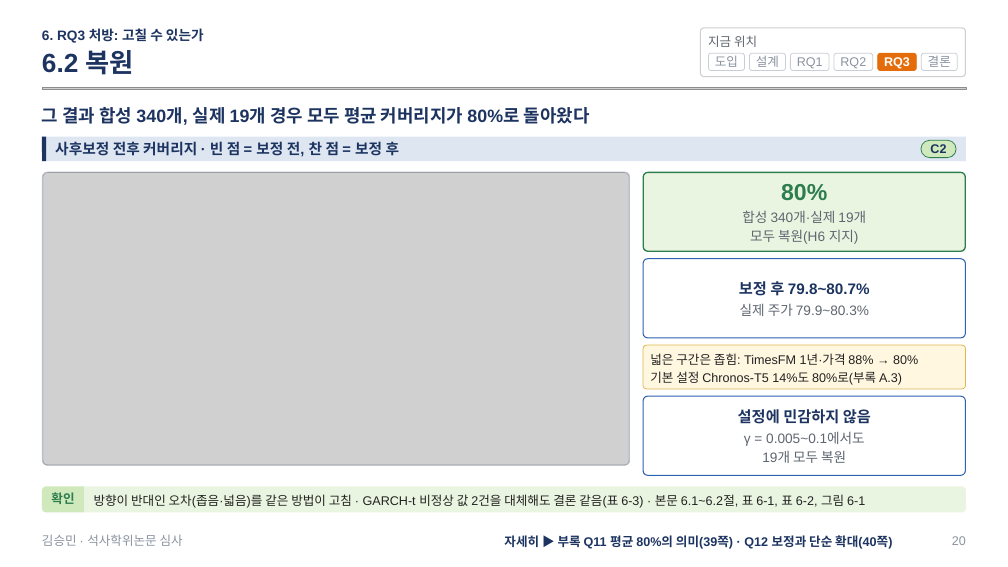
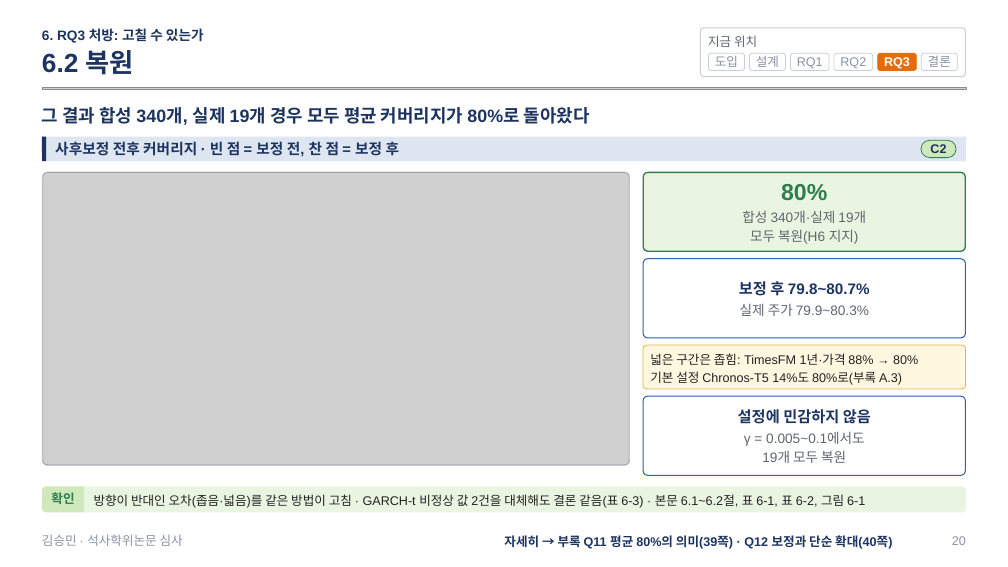
Before and after one commit to sapzzil/Master-thesis, a slide deck: slide 20 of 05_논문작성/석사학위논문 심사 발표.pptx. Drawn at 1008x567 pixels with LibreOffice and Linux fonts; fonts in the diff are those of the drawing; grey boxes stand for pictures. Boxes give left, top, right and bottom in pixels: in the first picture for what was removed or moved away, otherwise in the second. Text is boxed around its words. In the diff, an @@ line names an element or a change of style, - is before the commit and + after.

```diff
--- a/05_논문작성/석사학위논문 심사 발표.pptx
+++ b/05_논문작성/석사학위논문 심사 발표.pptx
@@ text at <box>504,535,892,549</box>: text changed @@
-자세히 ▶ 부록 Q11 평균 80%의 의미(39쪽) · Q12 보정과 단순 확대(40쪽)
+자세히 → 부록 Q11 평균 80%의 의미(39쪽) · Q12 보정과 단순 확대(40쪽)
```
Also in this commit, not shown: 35 other slides changed, 1 other file.
